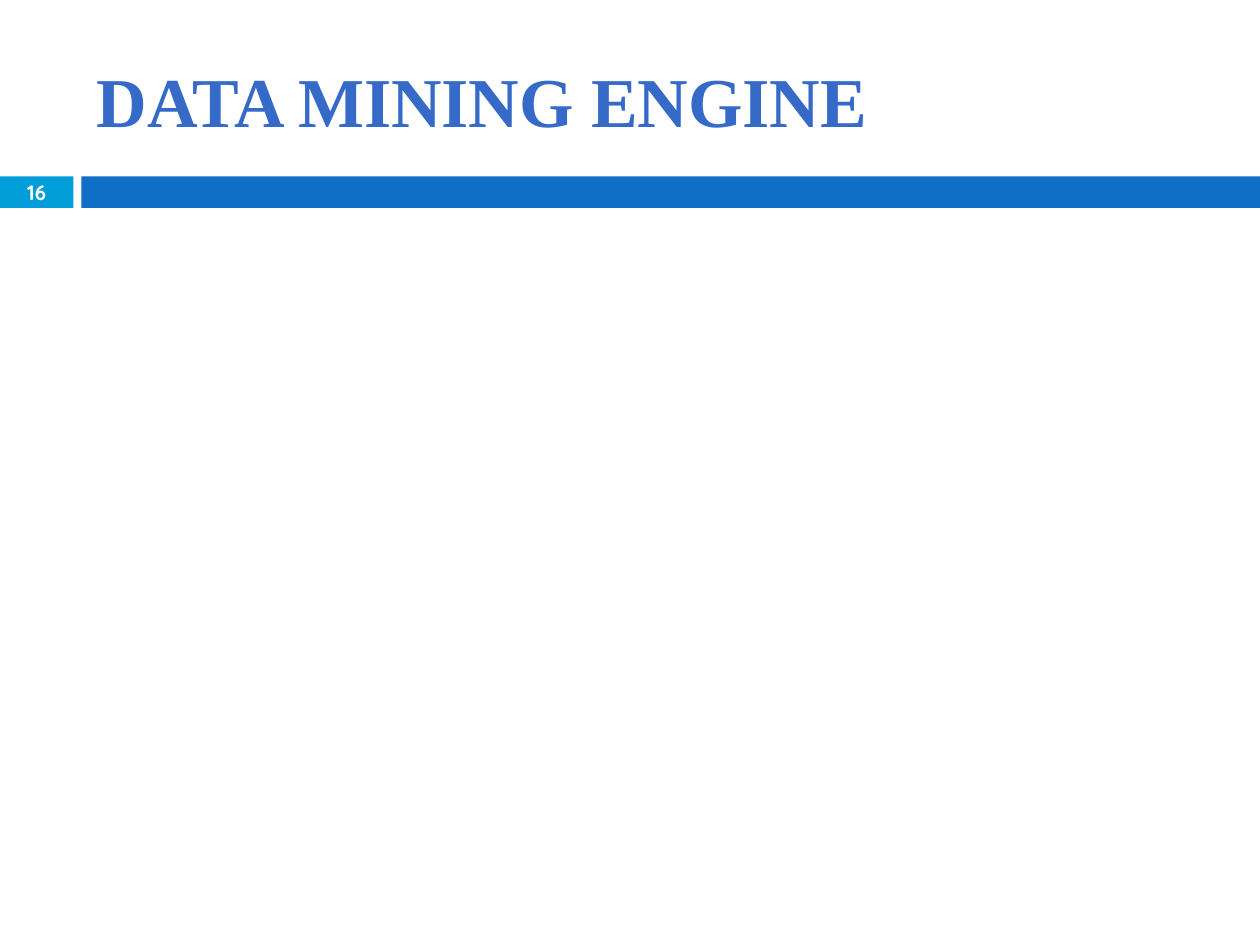
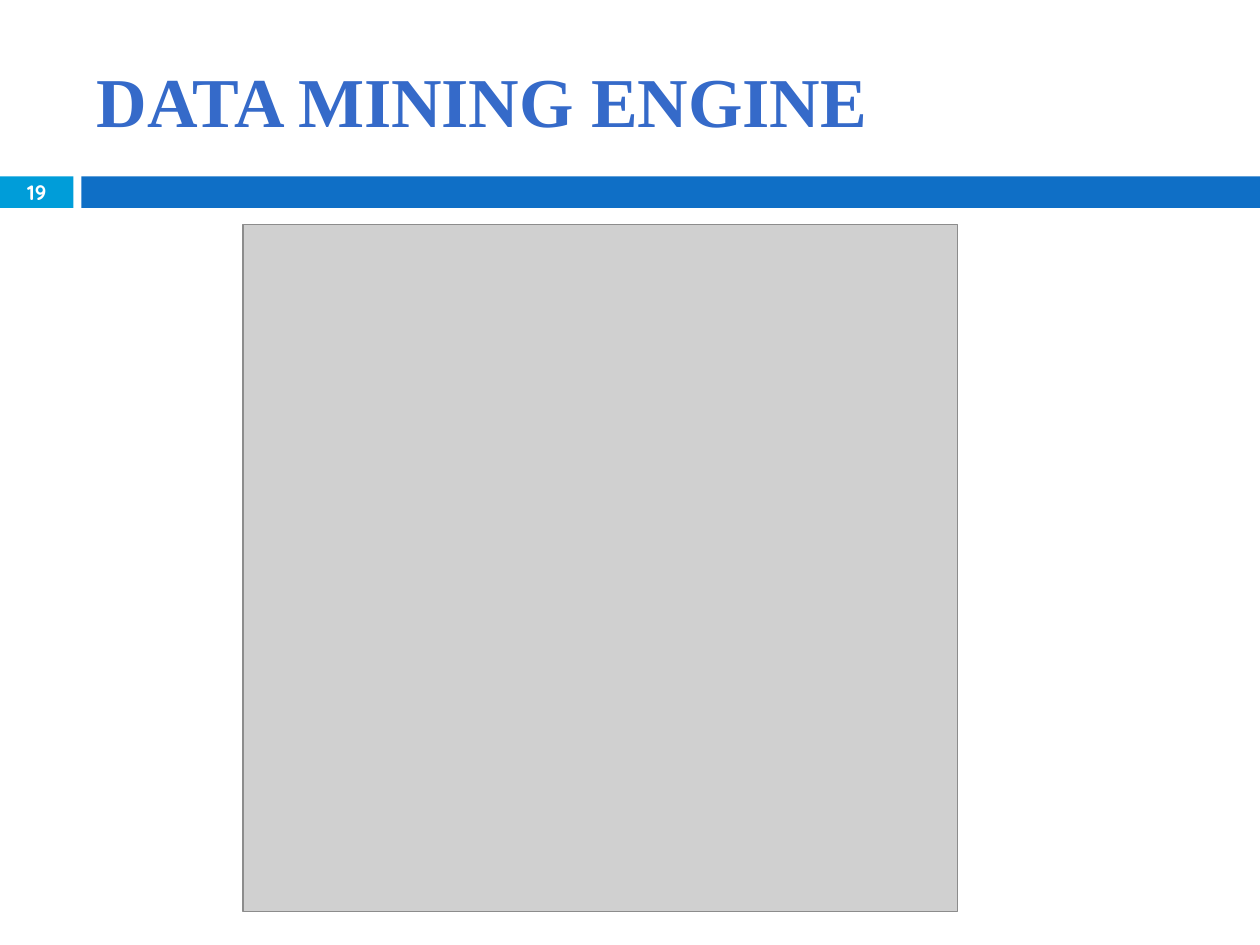
Before and after one commit to khanhduy94/jobzoom, a slide deck: slide 19 of Documents/JobZoom Presentation.pptx (slide 16 before the commit). Drawn at 1260x945 pixels with LibreOffice and Linux fonts; fonts in the diff are those of the drawing; grey boxes stand for pictures; background and template pictures are left out. Boxes give left, top, right and bottom in pixels: in the first picture for what was removed or moved away, otherwise in the second. Text is boxed around its words. In the diff, an @@ line names an element or a change of style, - is before the commit and + after.

```diff
--- a/Documents/JobZoom Presentation.pptx
+++ b/Documents/JobZoom Presentation.pptx
@@ page number at [27,185,46,200]: text changed @@
-16
+19
@@ picture added at [243,224,958,911] @@
```
Also in this commit, not shown: 11 other slides changed, 3 slides added.
